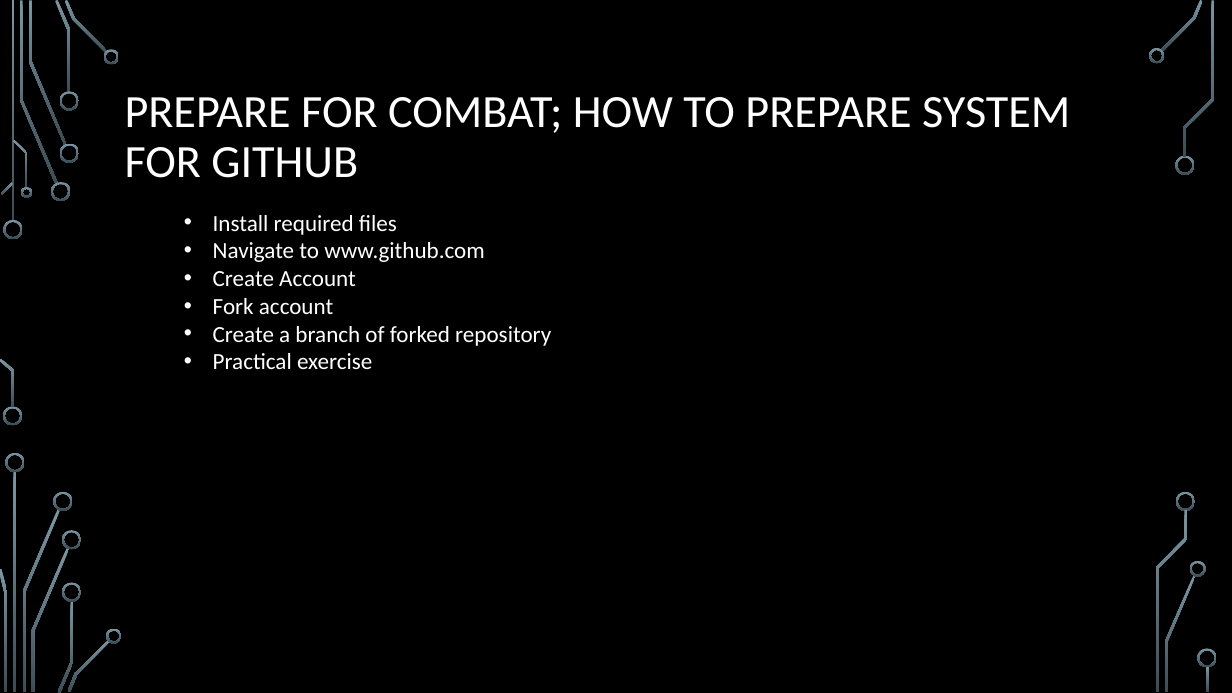
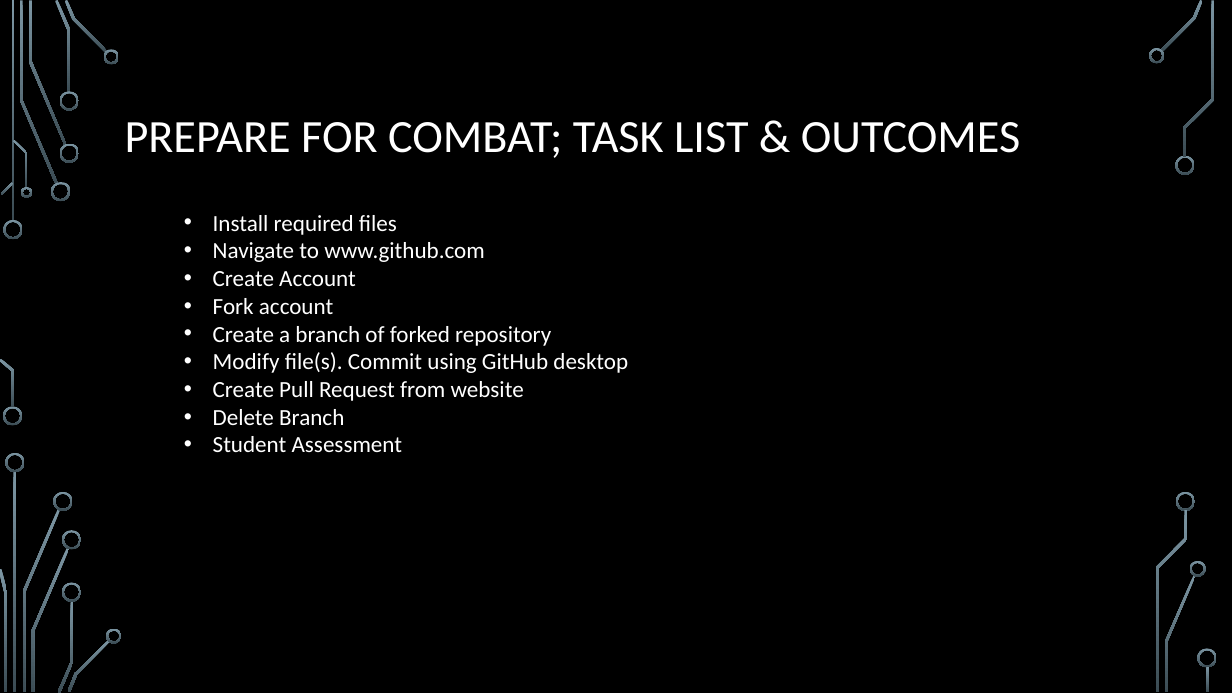
Before and after one commit to hooksta4/refactored-octo-broccoli, a slide deck: slide 4 of Course Materials/Github Training[Module 1].pptx. Drawn at 1232x693 pixels with LibreOffice and Linux fonts; fonts in the diff are those of the drawing; background and template pictures are left out. Boxes give left, top, right and bottom in pixels: in the first picture for what was removed or moved away, otherwise in the second. Text is boxed around its words. In the diff, an @@ line names an element or a change of style, - is before the commit and + after.

```diff
--- a/Course Materials/Github Training[Module 1].pptx
+++ b/Course Materials/Github Training[Module 1].pptx
@@ title at box(125, 122, 1020, 158): text changed @@
-PREPARE FOR COMBAT; HOW TO PREPARE SYSTEM FOR GITHUB
+PREPARE FOR COMBAT; TASK LIST & OUTCOMES
@@ text at box(213, 352, 628, 452): text changed @@
-  • Practical exercise
+  • Modify file(s). Commit using GitHub desktop
+  • Create Pull Request from website
+  • Delete Branch
+  • Student Assessment
```
Also in this commit, not shown: 2 other slides changed.
